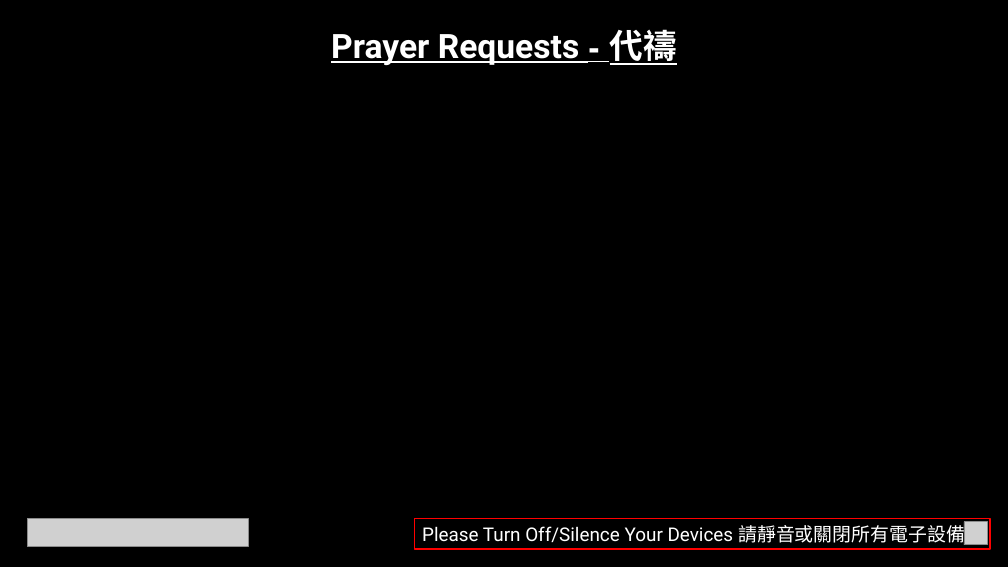
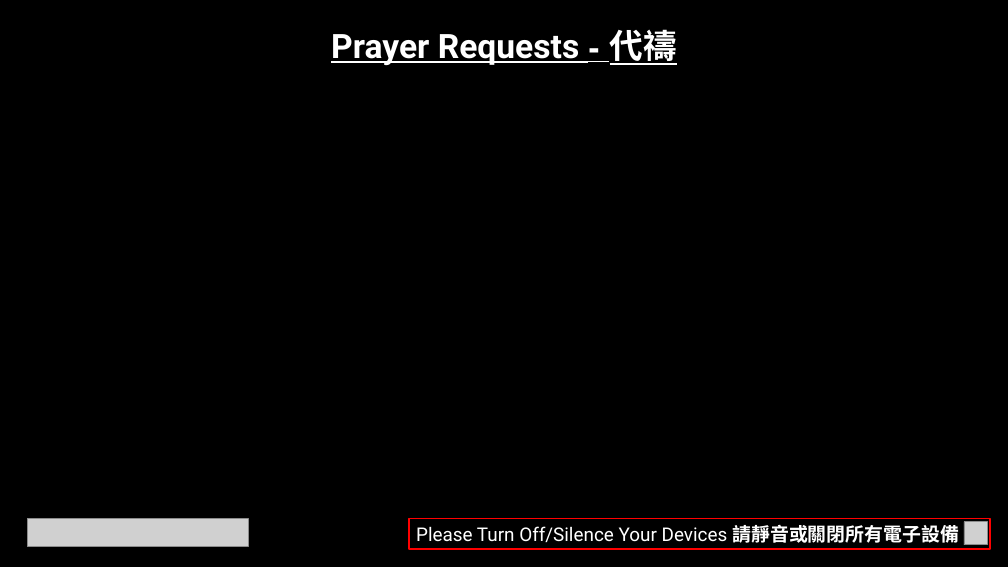
Before and after one commit to calebchanwy/tjc-powerpoint, a slide deck: slide 3 of TJCPowerPoint/Resources/ServiceWidescreen.pptx. Drawn at 1008x567 pixels with LibreOffice and Linux fonts; fonts in the diff are those of the drawing; grey boxes stand for pictures. Boxes give left, top, right and bottom in pixels: in the first picture for what was removed or moved away, otherwise in the second. Text is boxed around its words. In the diff, an @@ line names an element or a change of style, - is before the commit and + after.

```diff
--- a/TJCPowerPoint/Resources/ServiceWidescreen.pptx
+++ b/TJCPowerPoint/Resources/ServiceWidescreen.pptx
@@ rectangle "Please Turn Off/Silence Your Devices ...": place and size @@
-rectangle "Please Turn Off/Silence Your Devices ..." at (415,519,991,549)
+rectangle "Please Turn Off/Silence Your Devices ..." at (409,519,991,549)
@@ rectangle "Please Turn Off/Silence Your Devices ..." at (409,519,991,549): bold on in "請靜音或關閉所有電子設備" @@
```
Also in this commit, not shown: 6 other slides changed, 25 other files.
